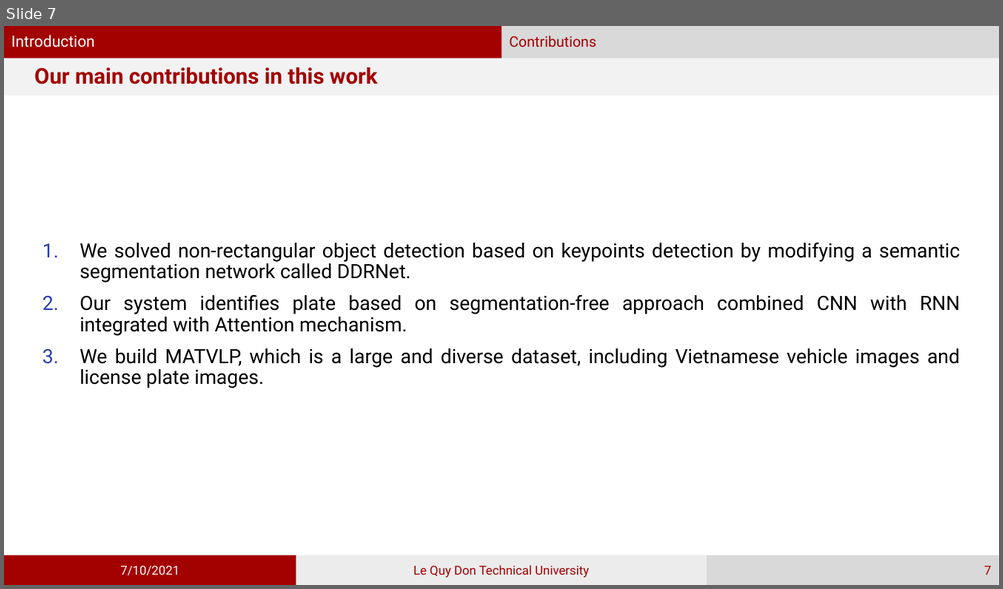
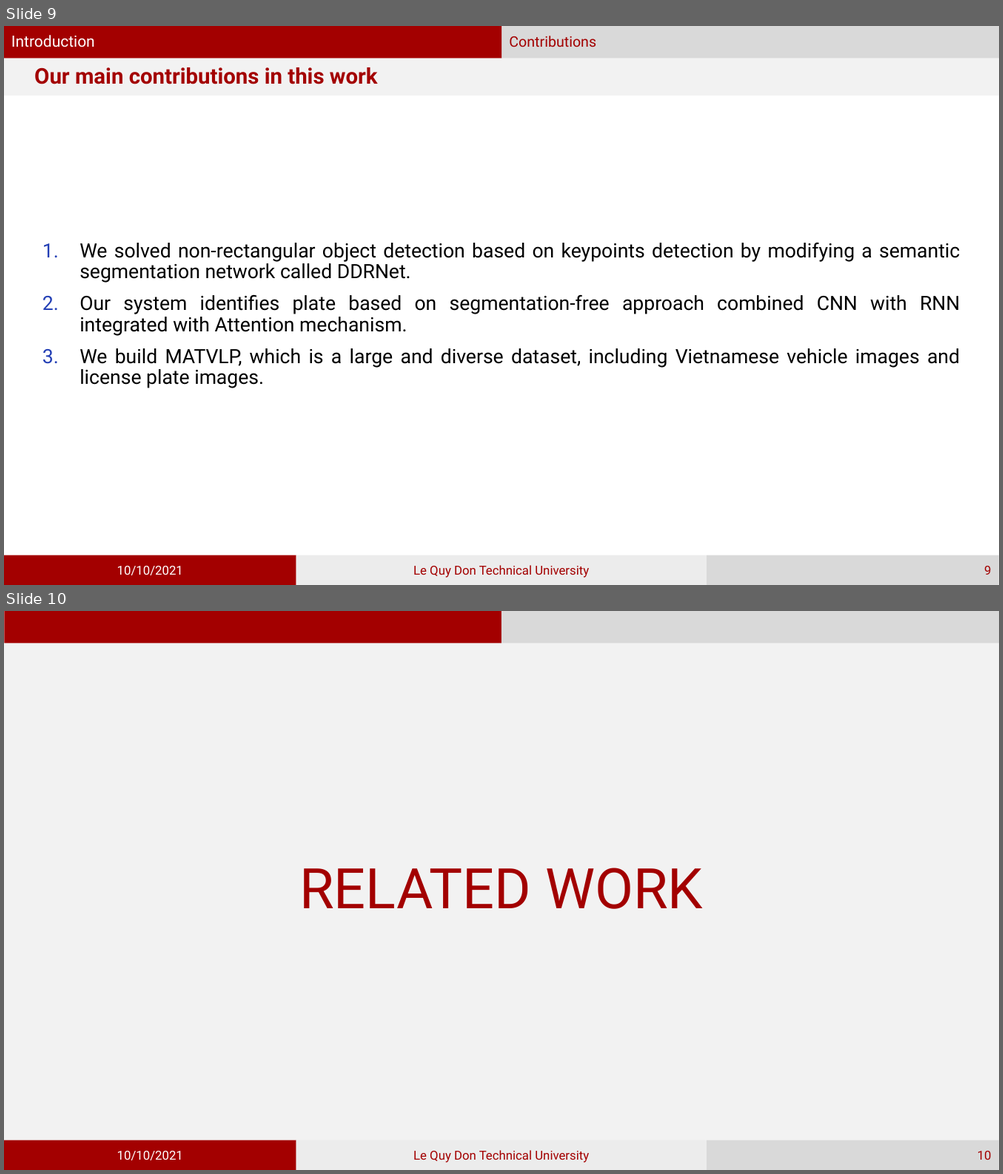
Before and after one commit to phamvandan/graduated-thesis-2021, a slide deck: my_template.pptx. Shown one above the other, each under a label of ours: slide 7 before the commit, slides 9 and 10 after it. The pictures are 1003x589 and 1003x1174 pixels, drawn with LibreOffice and Linux fonts; fonts in the diff are those of the drawing. Boxes give left, top, right and bottom in pixels: in the first picture for what was removed or moved away, otherwise in the second. Text is boxed around its words. In the diff, an @@ line names an element or a change of style, - is before the commit and + after.

```diff
--- a/my_template.pptx
+++ b/my_template.pptx
@@ slide 10 added at bbox=[4, 611, 999, 1170], background #F2F2F2; not listed: 2 template elements that a slide beside it also shows @@
@@ title added at bbox=[299, 868, 703, 909], 54 pt, text #A30000 @@
+RELATED WORK
@@ rectangle added at bbox=[4, 1141, 296, 1170], fill #A30000, 12 pt, text #FFFFFF @@
+10/10/2021
@@ page number added at bbox=[707, 1141, 999, 1170], fill #D9D9D9, 12 pt, text #A30000 @@
+10
@@ text added at bbox=[413, 1150, 589, 1163], 12 pt, text #A30000 @@
+Le Quy Don Technical University
@@ what was slide 7 is now slide 9 @@
@@ slide 9 changed as well @@
@@ text in rectangle at bbox=[117, 566, 183, 576]: text changed @@
-7/10/2021
+10/10/2021
@@ page number at bbox=[984, 566, 990, 575]: text changed @@
-7
+9
```
Also in this commit, not shown: 27 other slides changed, 5 other slides added, 5 other files.
